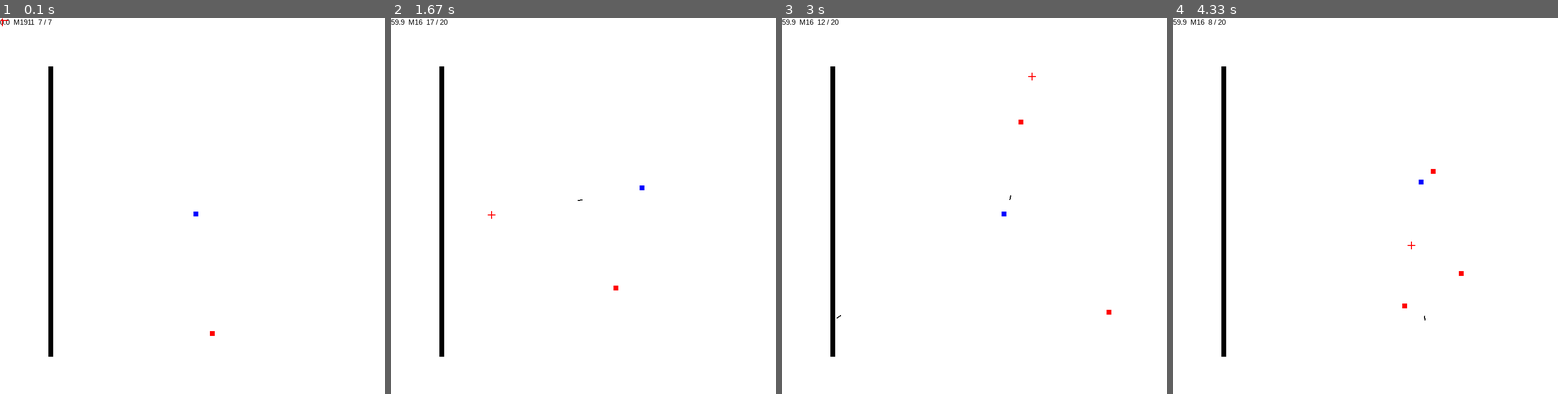
Above: before the commit, frames 1-4 (left to right).
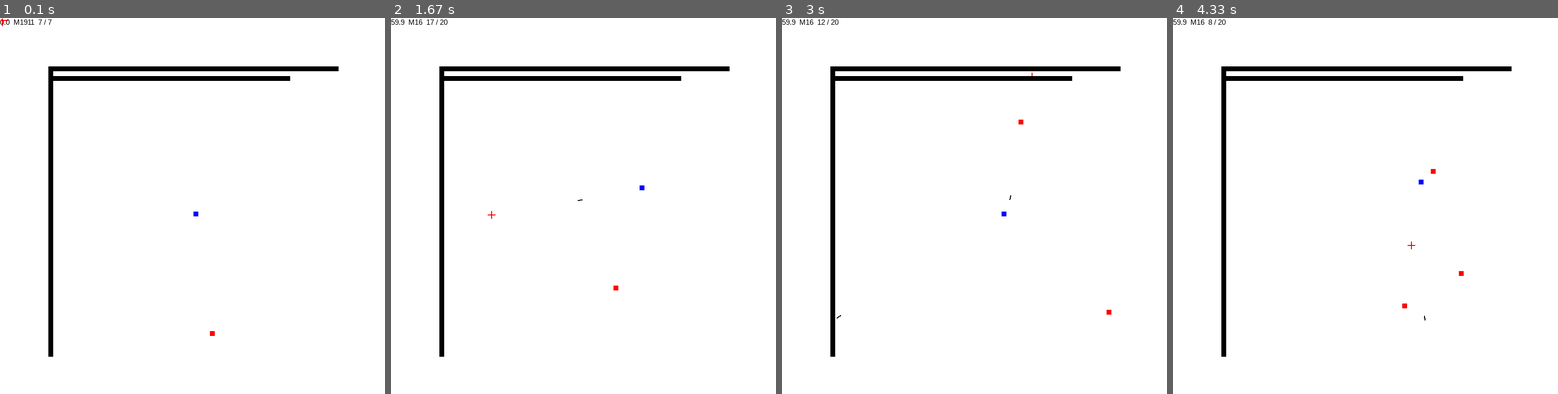
Above: after the commit, the same moments.

Repository: zwang20/Chaos
Game: pygame game, started from chaos.py
The game is run twice, just before and just after one commit, with the same random seed, the same clock (stepped at 60 frames per second) and the same inputs.
Inputs (mouse positions are in pixels of both pictures, inside the frame that each line leads up to):
- Up to frame 1 (0.1 s): no input
- Up to frame 2 (1.67 s): tap Space at 0.33, 0.73, 1.03, 1.23, 1.57 s; hold Right 0.67-1.13 s; move the mouse to (710, 202) at 0.7 s; tap 2 at 0.82 s; hold Up 1.17-1.47 s; move the mouse to (587, 236) at 1.2 s; hold Right from 1.5 s (still down); move the mouse to (491, 213) at 1.53 s
- Up to frame 3 (3 s): tap Space at 1.87, 2.07, 2.37, 2.63, 2.97 s; release Right at 1.97 s; hold Left 2-2.53 s; move the mouse to (1013, 296) at 2.03 s; tap 2 at 2.15 s; hold Down 2.57-2.87 s; move the mouse to (855, 303) at 2.6 s; hold Left from 2.9 s (still down); move the mouse to (1032, 78) at 2.93 s
- Up to frame 4 (4.33 s): tap Space at 3.27, 3.4, 3.8, 4.1 s; release Left at 3.3 s; hold Up 3.33-3.7 s; move the mouse to (1507, 348) at 3.37 s; tap 2 at 3.48 s; hold Right from 3.73 s (still down); move the mouse to (1411, 243) at 3.77 s

The runs differ from the first frame. In frame 1, 1.7% of the frame differs, in the area x 13-88%, y 12-17%; in frame 2, 1.7%; in frame 3, 1.7%; in frame 4, 1.7%.

Commit message:
Minor changes

Diff:
--- a/chaos.py
+++ b/chaos.py
@@ -203,7 +203,6 @@
             self.kill()
 
 
-
 class Player(GameObj):
 
     family = pygame.sprite.GroupSingle() # only one sprite
@@ -212,6 +211,7 @@
     height = 10
     angle = 0
     weapon = 0
+    health = 100
 
     def __init__(self, x, y):
         super().__init__()
@@ -328,6 +328,8 @@
     }
 
     Block(100, 100, 10, 600)
+    Block(100, 100, 600, 10)
+    Block(100, 120, 500, 10)
 
     # Main loop
     smart_spawn()
